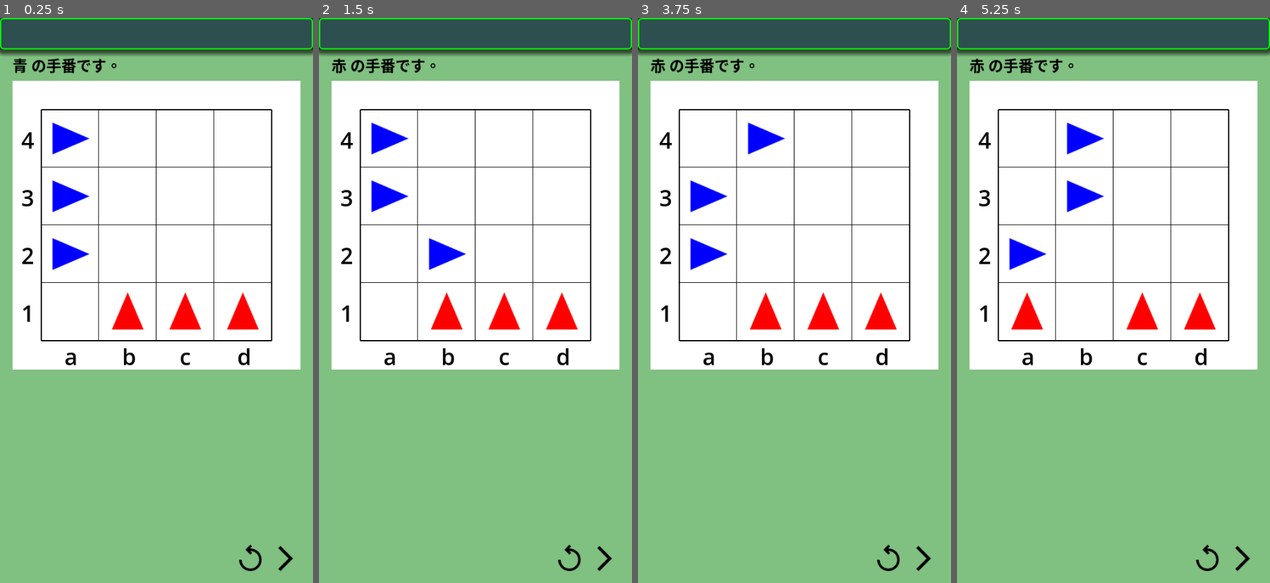
Above: before the commit, frames 1-4 (left to right).
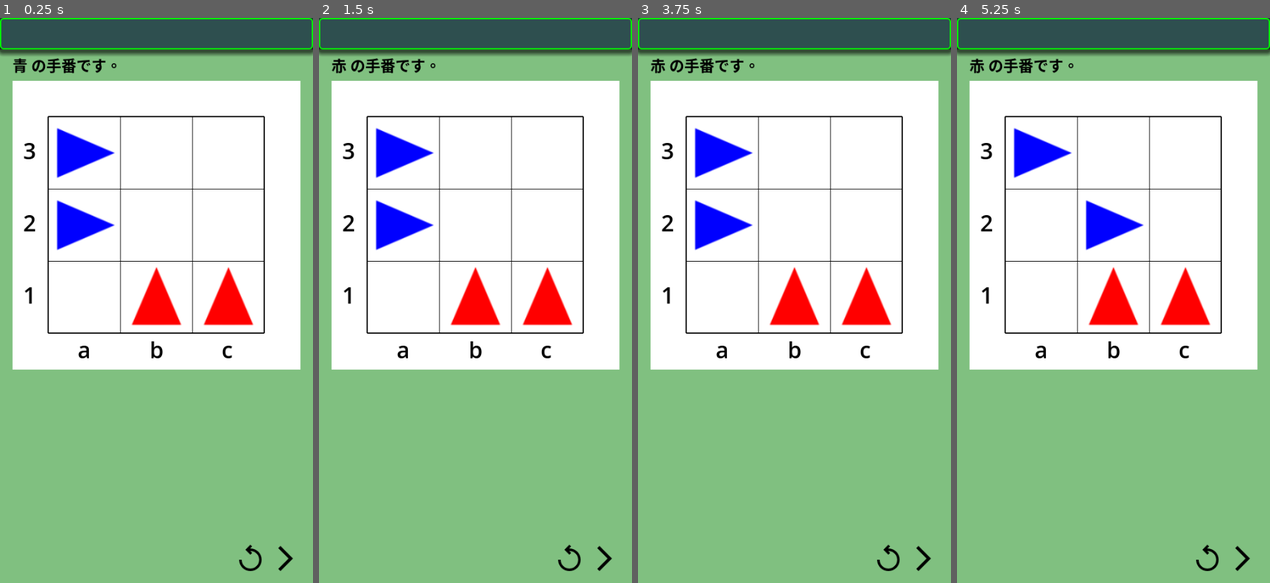
Above: after the commit, the same moments.

Repository: vivisuke/DodgemGame
Game: Godot game, scene res://main.tscn
The game is run twice, just before and just after one commit, with the same random seed, the same clock (stepped at 60 frames per second) and the same inputs.
Inputs (mouse positions are in pixels of both pictures, inside the frame that each line leads up to):
- Up to frame 1 (0.25 s): no input
- Up to frame 2 (1.5 s): click (569, 560) at 0.5 s; click (603, 560) at 1.25 s
- Up to frame 3 (3.75 s): click (888, 560) at 2 s; click (888, 560) at 2.75 s; click (922, 560) at 3.5 s
- Up to frame 4 (5.25 s): click (1241, 560) at 4.25 s; tap Enter at 5 s

The runs differ from the first frame. In frame 1, 8.6% of the frame differs, in the area x 6-88%, y 16-62%; in frame 2, 8.6%; in frame 3, 8.9%; in frame 4, 9.1%.
Error after the commit: Invalid access of index '2' on a base object of type: 'Array'. (res://scripts/board_rect.gd:82)

Commit message:
0036 ◎ C 01/14 01/14 0.001│問題│空でないセルへの移動手が生成されてしまう 0037 ◎ C 01/14 01/14 0.001│ToDo│Board.print_moves()

Diff:
--- a/dodgemgame/scripts/Board.gd
+++ b/dodgemgame/scripts/Board.gd
@@ -1,7 +1,7 @@
 class_name Board
 extends Node
 
-
+const BD_SIZE = 3
 const EMPTY = 0
 const RED_CAR  =  1
 const BLUE_CAR = -1
@@ -11,15 +11,15 @@
 }
 
 var m_bd_size				# 盤面縦・横セル数
-var m_n_cars = 2			# 片方の車数初期値
-var m_n_red = 2
-var m_n_blue = 2
+var m_n_cars = 0			# 片方の車数初期値
+var m_n_red = 0
+var m_n_blue = 0
 var m_cells = []			# ２次元配列、m_cells[y][x] で参照
 var m_red_cars = PackedVector2Array()		# 赤車位置 (x, y)
 var m_blue_cars = PackedVector2Array()
 var m_moves = PackedVector2Array()			# (車ID, 移動方向)、※ ID は 1 org for RED, -1, -2, ... for BLUE
 
-func _init(bd_size = 3):		# 横・縦サイズ
+func _init(bd_size = BD_SIZE):		# 横・縦サイズ
 	init_board(bd_size)
 	pass
 func init_board(bd_size):
@@ -44,7 +44,7 @@
 	m_bd_size = src.m_bd_size
 	m_n_red = src.m_n_red
 	m_n_blue = src.m_n_blue
-	m_cells = src.m_cells.duplicate()
+	m_cells = src.m_cells.duplicate(true)
 	m_red_cars = src.m_red_cars.duplicate()
 	m_blue_cars = src.m_blue_cars.duplicate()
 	m_moves = src.m_moves.duplicate()
@@ -54,6 +54,18 @@
 		print(m_cells[v])
 	print("red: ", m_red_cars, ", num = ", m_n_red)
 	print("blue: ", m_blue_cars, ", num = ", m_n_blue)
+func print_moves():
+	var txt = ""
+	for mv in m_moves:
+		var id = mv.x
+		if id > 0:
+			txt += "%c%d "%[m_red_cars[id-1].x+0x61, m_red_cars[id-1].y+1]
+		else:
+			txt += "%c%d "%[m_blue_cars[-id-1].x+0x61, m_blue_cars[-id-1].y+1]
+		if mv.y == FORWARD: txt += "FD, "
+		elif mv.y == LEFT: txt += "LEFT, "
+		else: txt += "RIGHT, "
+	print(txt)
 func gen_moves_red():
 	m_moves.clear()
 	var id = 0
@@ -135,6 +147,8 @@
 			if bd.m_n_blue == 0: return -1
 		red_turn = !red_turn
 	return 0
+func estimate_win_rate(itr, red_turn : bool = true) -> float:
+	return 0.0
 func _ready():
 	pass # Replace with function body.
 func _process(delta):
--- a/dodgemgame/scripts/board_rect.gd
+++ b/dodgemgame/scripts/board_rect.gd
@@ -2,7 +2,7 @@
 
 const WIDTH = 460.0
 const HEIGHT = 460.0
-const N_CELLS = 4
+const N_CELLS = Board.BD_SIZE
 const CELL_WIDTH = WIDTH / (N_CELLS+1)
 #const PADDING = (WIDTH - CELL_WIDTH*(N_CELLS+2)) / 2
 #const X0 = PADDING + CELL_WIDTH
@@ -45,8 +45,8 @@
 		blue_cars[i].show()
 		red_cars[i].position = xyToPos(i+1, 0)
 		blue_cars[i].position = xyToPos(0, i+1)
-		red_cars[i].scale = Vector2(3.0/N_CELLS, 3.0/N_CELLS)
-		blue_cars[i].scale = Vector2(3.0/N_CELLS, 3.0/N_CELLS)
+		red_cars[i].scale = Vector2(3.5/N_CELLS, 3.5/N_CELLS)
+		blue_cars[i].scale = Vector2(3.5/N_CELLS, 3.5/N_CELLS)
 	#$RedCar1.show()
 	#$RedCar2.show()
 	#$BlueCar1.show()
--- a/dodgemgame/scripts/main.gd
+++ b/dodgemgame/scripts/main.gd
@@ -1,4 +1,6 @@
 extends Node2D
+
+#const BD_WIDTH = 3
 
 var bd
 var is_blue_turn = true
@@ -6,8 +8,8 @@
 
 # Called when the node enters the scene tree for the first time.
 func _ready():
-	#seed(0)
-	bd = Board.new(4)
+	seed(0)
+	bd = Board.new()
 	bd.print()
 	$MessLabel.text = "青 の手番です。"
 	if false:
@@ -32,7 +34,7 @@
 func _process(delta):
 	pass
 
-func _on_step_button_pressed():
+func _on_step_button_pressed():		# １手進める
 	if is_game_over: return
 	var mv : Vector2
 	if is_blue_turn:
@@ -51,7 +53,8 @@
 			return
 		#mv = bd.m_moves[randi()%bd.m_moves.size()]
 	mv = bd.sel_move()
-	print("moves: ", bd.m_moves)
+	bd.print_moves()
+	#print("moves: ", bd.m_moves)
 	print("move: ", mv)
 	var goal = bd.do_move(mv)
 	bd.print()
Not shown, changed: DodgemGame.spr
